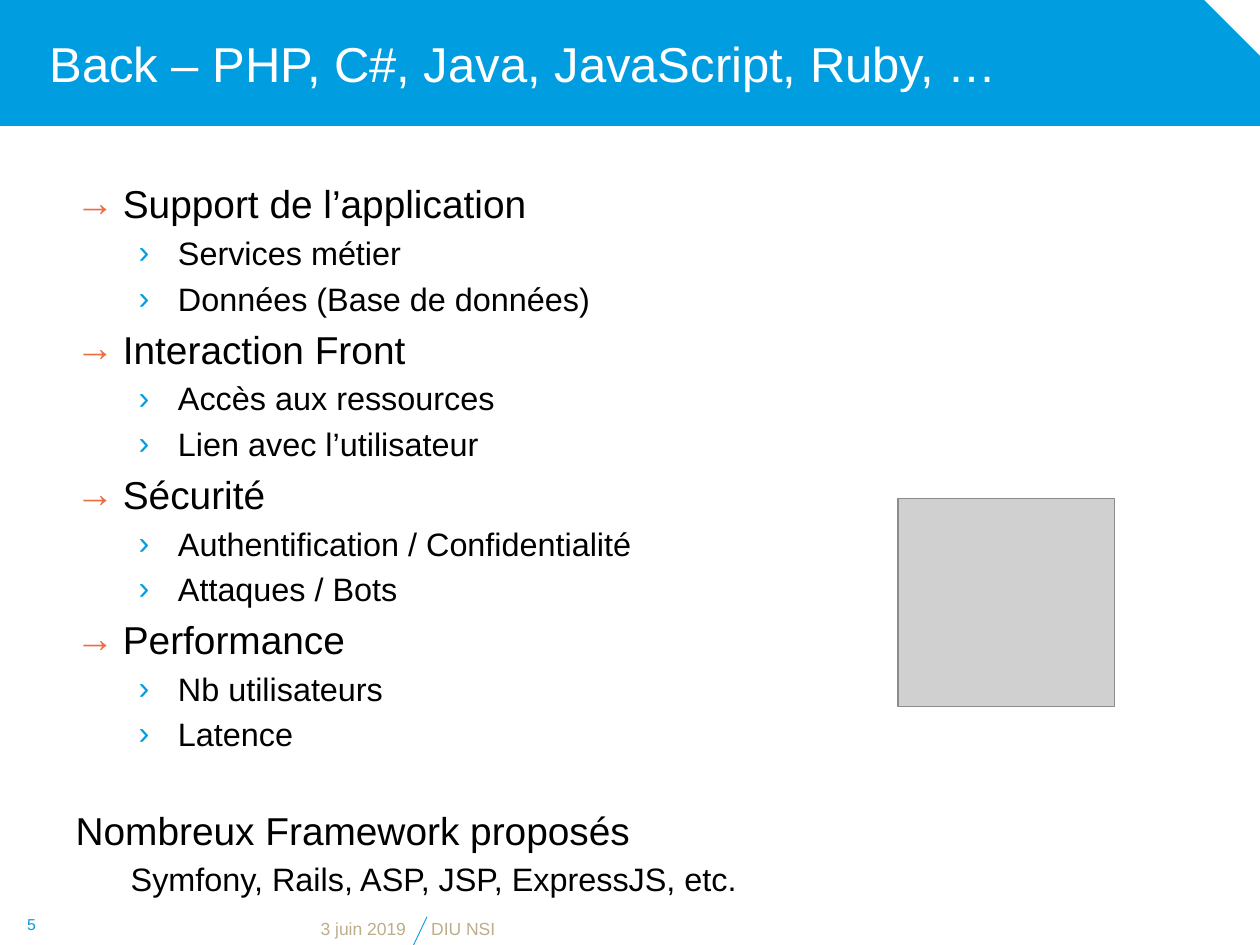
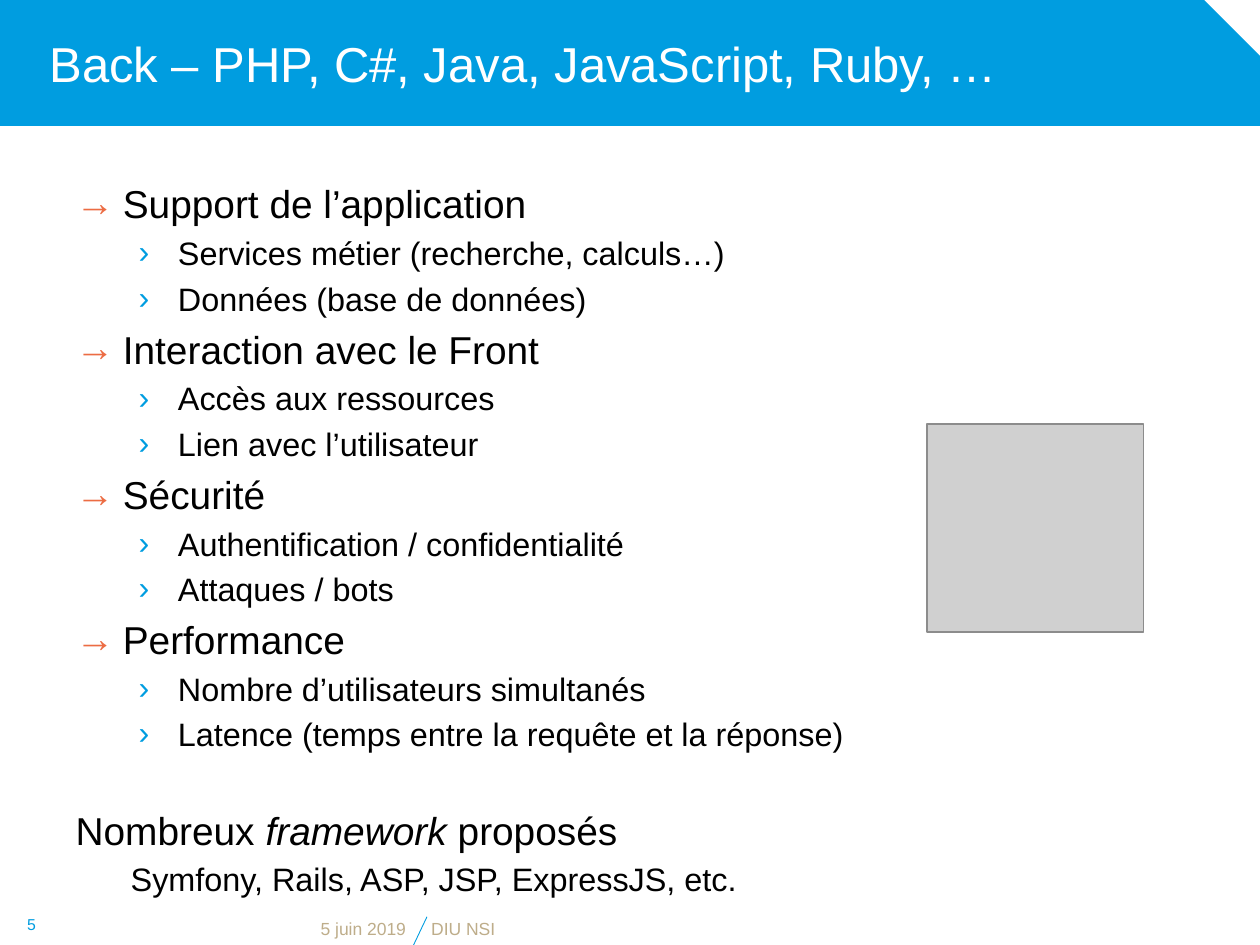
Before and after one commit to diu-uf-bordeaux/bloc1, a slide deck: slide 5 of web/5-Developpement/developpement.pptx. Drawn at 1260x945 pixels with LibreOffice and Linux fonts; fonts in the diff are those of the drawing; grey boxes stand for pictures; background and template pictures are left out. Boxes give left, top, right and bottom in pixels: in the first picture for what was removed or moved away, otherwise in the second. Text is boxed around its words. In the diff, an @@ line names an element or a change of style, - is before the commit and + after.

```diff
--- a/web/5-Developpement/developpement.pptx
+++ b/web/5-Developpement/developpement.pptx
@@ text at <box>123,241,724,365</box>: text changed @@
-  › Services métier
-  › Données (Base de données)
-→ Interaction Front
+  › Services métier (recherche, calculs…)
+  › Données (base de données)
+→ Interaction avec le Front
@@ picture: place and size @@
-picture at <box>898,499,1115,707</box>
+picture at <box>927,423,1144,631</box>
@@ text at <box>178,532,624,607</box>: text changed @@
-  › Authentification / Confidentialité
-  › Attaques / Bots
+  › Authentification / confidentialité
+  › Attaques / bots
@@ text at <box>76,677,844,852</box>: text changed; size 22.2 to 18.5 pt @@
-  › Nb utilisateurs
-  › Latence
-Nombreux Framework proposés
+  › Nombre d’utilisateurs simultanés
+  › Latence (temps entre la requête et la réponse)
+Nombreux framework proposés
@@ text at <box>321,922,406,939</box>: text changed @@
-3 juin 2019
+5 juin 2019
```
Also in this commit, not shown: 6 other slides changed.
